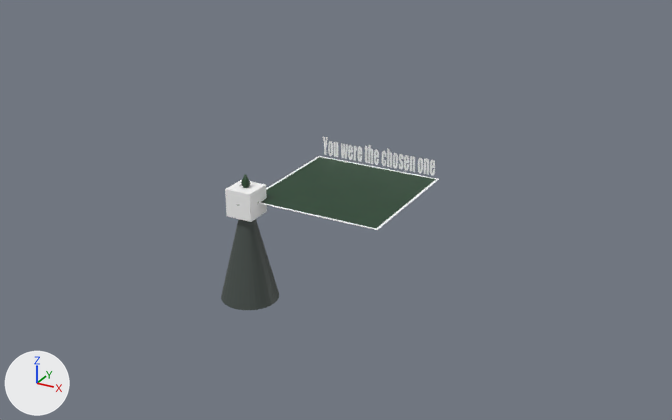
Before and after pictures for a commit that changed the glTF model www/scene.glb.
The view is the same before and after, from a 50 mm camera at (33.6, -48.4, 25.0) aimed at (2.4, 8.3, -3.4). Arrows for +X, +Y and +Z are at lower left; the lights stay in place. The first picture is the older version. Vertices at exactly the same position are counted once.

Names of what the first picture shows: 'Cube', 'Grass', 'ufo' and 1 more.
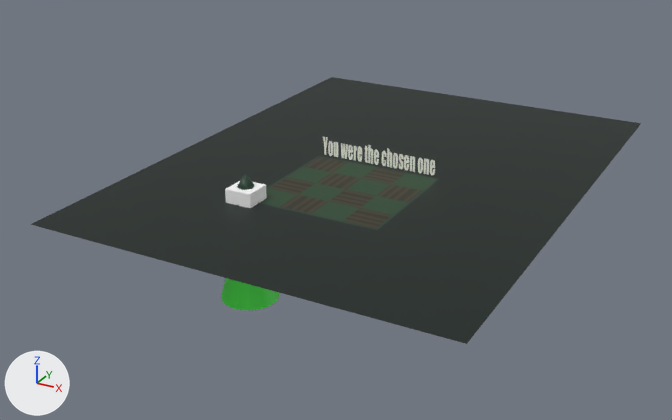
The edits, one by one:
me_circle has 384 vertices, 700 faces and spans x -2.08..2.08, y -2.08..2.08, z -7.42..0.66.
me_circle is used by ob_ufo; location (0.0, 0.0, 0.0).
me_circle part 1: texture (UV) coordinates of 700 of 700 faces, centred in x -1.45..1.45, y -1.45..1.45, z -4.94..0.66, changed; they spanned u 0.0..0.47, v 0.0..0.48 and now span u 0.05..0.49, v 0.6..0.89.
me_plane_001 is used by ob_grass; location (0.0, 0.0, 0.0).
me_plane_001 had 471 vertices, 472 faces and spanned x 0.0..10.0, y 0.0..10.0, z 0.0..1.63.
me_plane_001 now has 483 vertices, 488 faces and spans x -10.0..20.0, y -10.0..30.0, z 0.0..1.63.
Part 2, on me_plane_001:
12 vertices are added at x -10.0..20.0, y -10.0..30.0, z 0.0.
16 new faces join them.
me_plane_001 part 3: 472 kept faces spanning x 0.0..10.0, y 0.0..10.0, z 0.0..1.63 get new texture (UV) coordinates.
Mesh me_cylinder_002 is new.
It has 48 vertices, 92 faces and spans x -0.59..0.59, y -0.59..0.59, z 0.02..1.64.
It uses material mat_material_001 (picture img_campfire_story_8x).
Object 'Item_tree2' (ob_item_tree2) is new; it shows me_cylinder_002.
Its location is (0.0, 0.0, 0.0).

Changed parts and their boxes (x1, y1, x2, y2) in the pictures (672 x 420 px):
'Grass', reshaped (240% wider, 185% taller): before (260, 137, 439, 230); after (30, 77, 641, 344)
'Item_tree2', added: after (237, 177, 254, 190)
part 1 of me_circle, surface changed (grey to green): (221, 202, 279, 310) in both
part 2 of me_plane_001, added: after (30, 77, 641, 344)
part 3 of me_plane_001, surface changed (darker): (260, 137, 439, 230) in both
